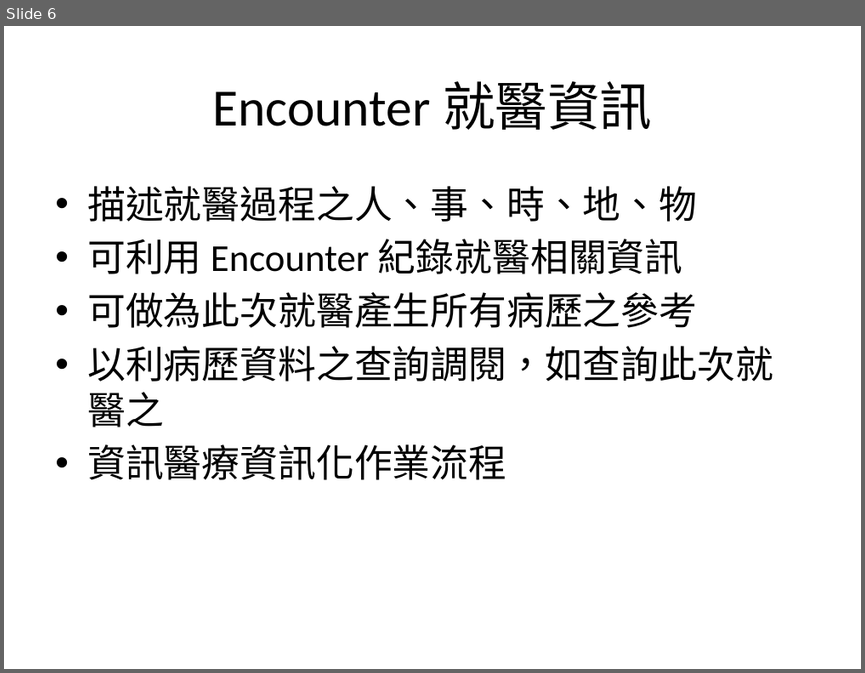
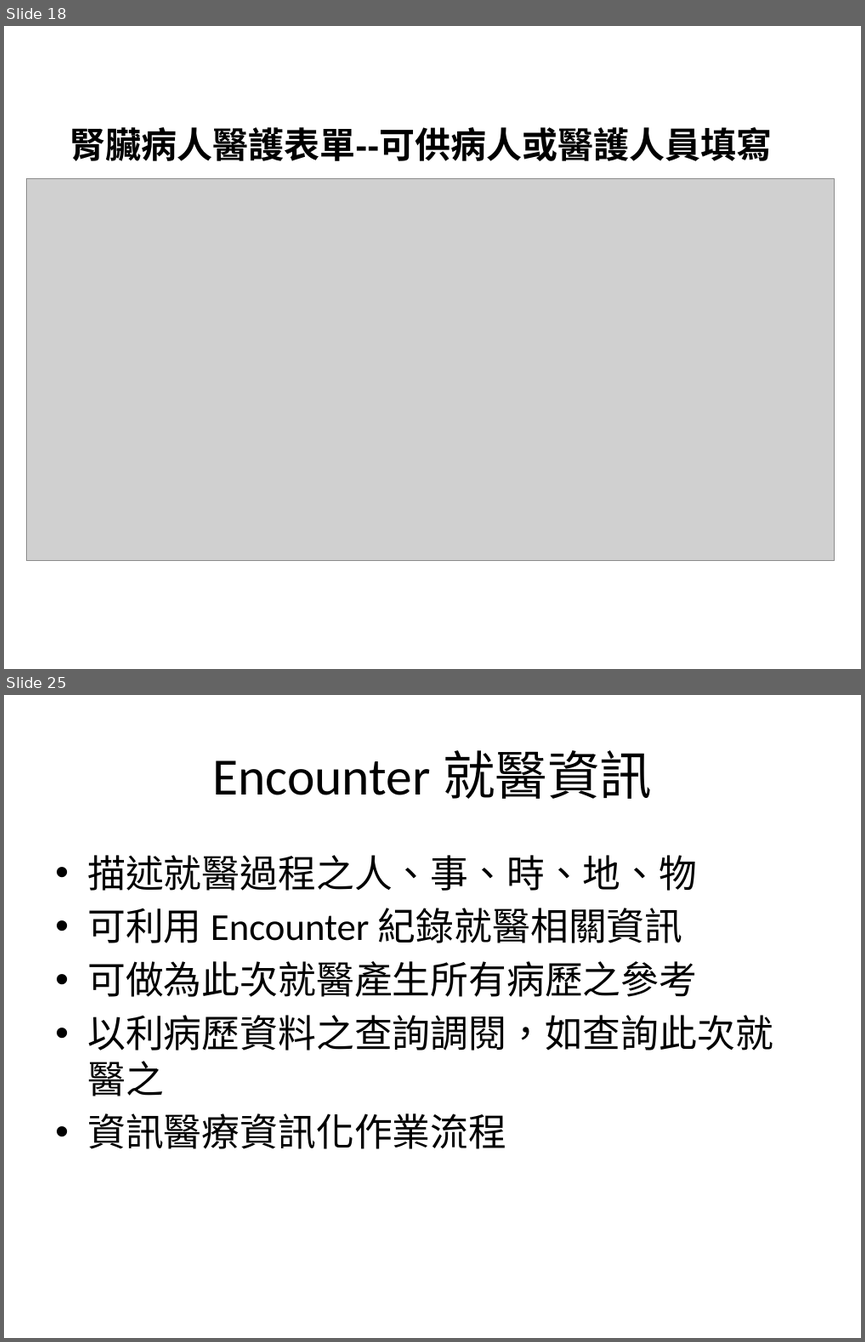
Before and after one commit to mos2718/FHIRspec, a slide deck: Spec/Encounter.pptx. Shown one above the other, each under a label of ours: slide 6 before the commit, slides 18 and 25 after it; the slides between them are not shown. The pictures are 865x673 and 865x1342 pixels, drawn with LibreOffice and Linux fonts; fonts in the diff are those of the drawing; grey boxes stand for pictures. Boxes give left, top, right and bottom in pixels: in the first picture for what was removed or moved away, otherwise in the second. Text is boxed around its words. In the diff, an @@ line names an element or a change of style, - is before the commit and + after.

```diff
--- a/Spec/Encounter.pptx
+++ b/Spec/Encounter.pptx
@@ slide 18 added at [4,26,861,669], background #FFFFFF @@
@@ text added at [69,127,772,161], 30 pt, text #000000, bold @@
+腎臟病人醫護表單--可供病人或醫護人員填寫
@@ picture added at [27,178,834,561] @@
@@ what was slide 6 is now slide 25 @@
```
Also in this commit, not shown: 1 slide changed, 18 other slides added, 6 other files.
